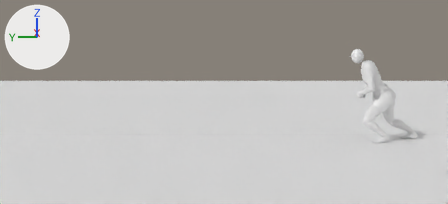
The Blender file anim-src/_preview_RollForward.blend, before and after one commit.
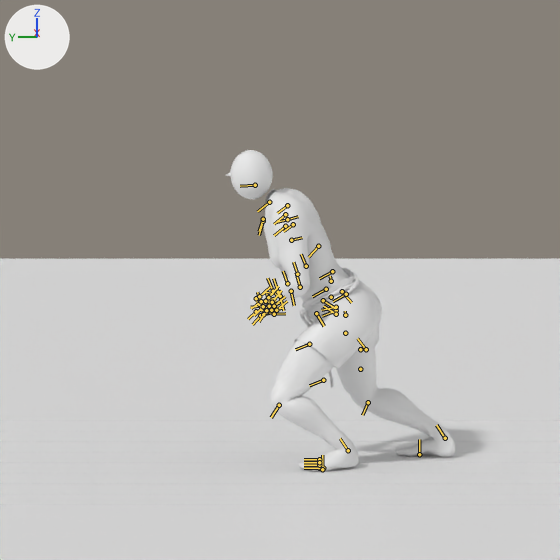
Each version appears first from the file's camera 'CamWide', and next in a close-up on the part from 63% to 100% of the width and 2% to 83% of the height. Lighting does not change. The marker at upper left points along +X, +Y and +Z. The older version's two pictures come first. Both versions are drawn at frame 4 of the action 'StepDodgeRollForward'; the numbers are the values there. The bones that change, and the others that lie on the model, are drawn over the model as lines in the close-ups.

In view in the first close-up: 'Cube.002', 'Cube.006', 'Floor', 'HIMBO - Body HP', 'HIMBO - Boxers', 'HIMBO - Feet', 'HIMBO - Hands', 'PreviewHead', 'PreviewNose' and 12 more.
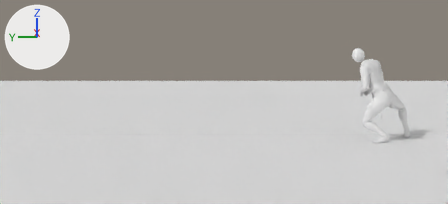
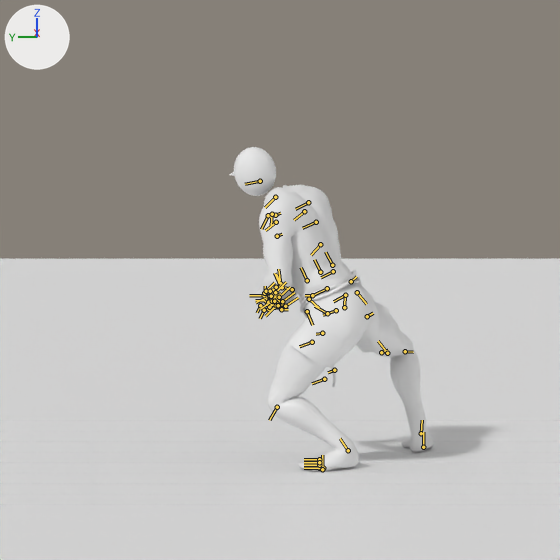
Changed parts and their boxes [x1, y1, x2, y2] in the close-ups (560 x 560 px):
'HIMBO - Body HP', posed: before [262, 188, 437, 445]; after [259, 185, 425, 445]
'HIMBO - Boxers', posed (19% wider): before [294, 268, 382, 387]; after [286, 270, 391, 387]
'HIMBO - Feet', posed (14% narrower, 12% taller): before [298, 422, 455, 472]; after [298, 416, 433, 472]
'PreviewHead', posed: before [230, 150, 273, 199]; after [234, 147, 276, 196]
'HIMBO - Hands', posed: before [250, 276, 284, 318]; after [255, 283, 298, 312]
'PreviewNose', posed (not visible afterwards): before [226, 173, 231, 177]
bone 'NPC COM [COM ]', root to tip: before (336, 310) to (322, 316); after (336, 310) to (323, 315)
bone 'NPC L Thigh [LThg]', root to tip: before (336, 314) to (323, 306); after (327, 313) to (314, 306)
bone 'NPC R Thigh [RThg]', root to tip: before (336, 307) to (321, 310); after (344, 307) to (345, 294)
bone 'NPC R Calf [RClf]', root to tip: before (368, 402) to (362, 415); after (405, 351) to (413, 352)
bone 'NPC R Foot [Rft ]', root to tip: before (445, 438) to (436, 425); after (421, 433) to (422, 420)
bone 'NPC R Toe0 [RToe]', root to tip: before (419, 454) to (419, 439); after (423, 447) to (423, 432)
bone 'NPC Neck [Neck]', root to tip: before (269, 202) to (257, 211); after (275, 197) to (265, 207)
bone 'NPC Head [Head]', root to tip: before (255, 185) to (240, 186); after (260, 181) to (245, 184)

What the commit changed:
Bone 'NPC COM [COM ]' (bone_npc_com__com) turns from (-22, 0, 0) to (-22, 0, -25) degrees about its own x, y and z.
Bone 'NPC L Thigh [LThg]' (bone_npc_l_thigh__lthg) turns from (-57, -4, -12) to (-50, -6, -12) degrees about its own x, y and z.
Bone 'NPC L Foot [Lft ]' (bone_npc_l_foot__lft) turns from (-46, -15, 8) to (-47, -11, -16) degrees about its own x, y and z.
Bone 'NPC R Thigh [RThg]' (bone_npc_r_thigh__rthg) turns from (-8, -3, 12) to (-49, 6, 93) degrees about its own x, y and z.
Bone 'NPC R Calf [RClf]' (bone_npc_r_calf__rclf) turns from (42, 0, 0) to (58, 0, 0) degrees about its own x, y and z.
Bone 'NPC R Foot [Rft ]' (bone_npc_r_foot__rft) turns from (-54, 22, -6) to (-6, 38, -13) degrees about its own x, y and z.
Bone 'NPC R Toe0 [RToe]' (bone_npc_r_toe0__rtoe) turns from (0, 0, 0) to (0, 80, 0) degrees about its own x, y and z.
Bone 'NPC Neck [Neck]' (bone_npc_neck__neck) turns from (12, 0, 0) to (4, -8, 10) degrees about its own x, y and z.
Bone 'NPC Head [Head]' (bone_npc_head__head) turns from (23, 0, 0) to (22, -9, 9) degrees about its own x, y and z.
